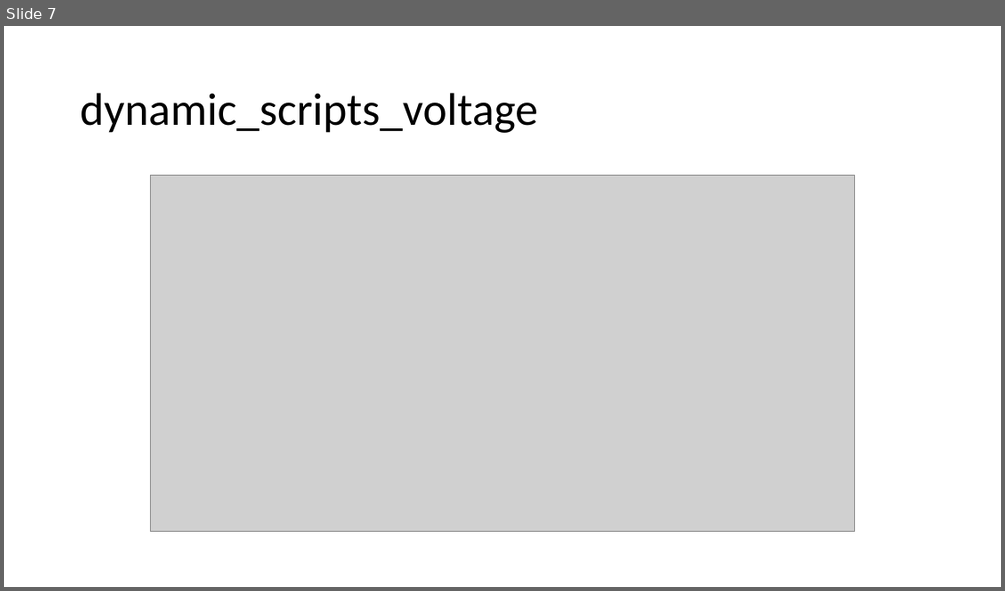
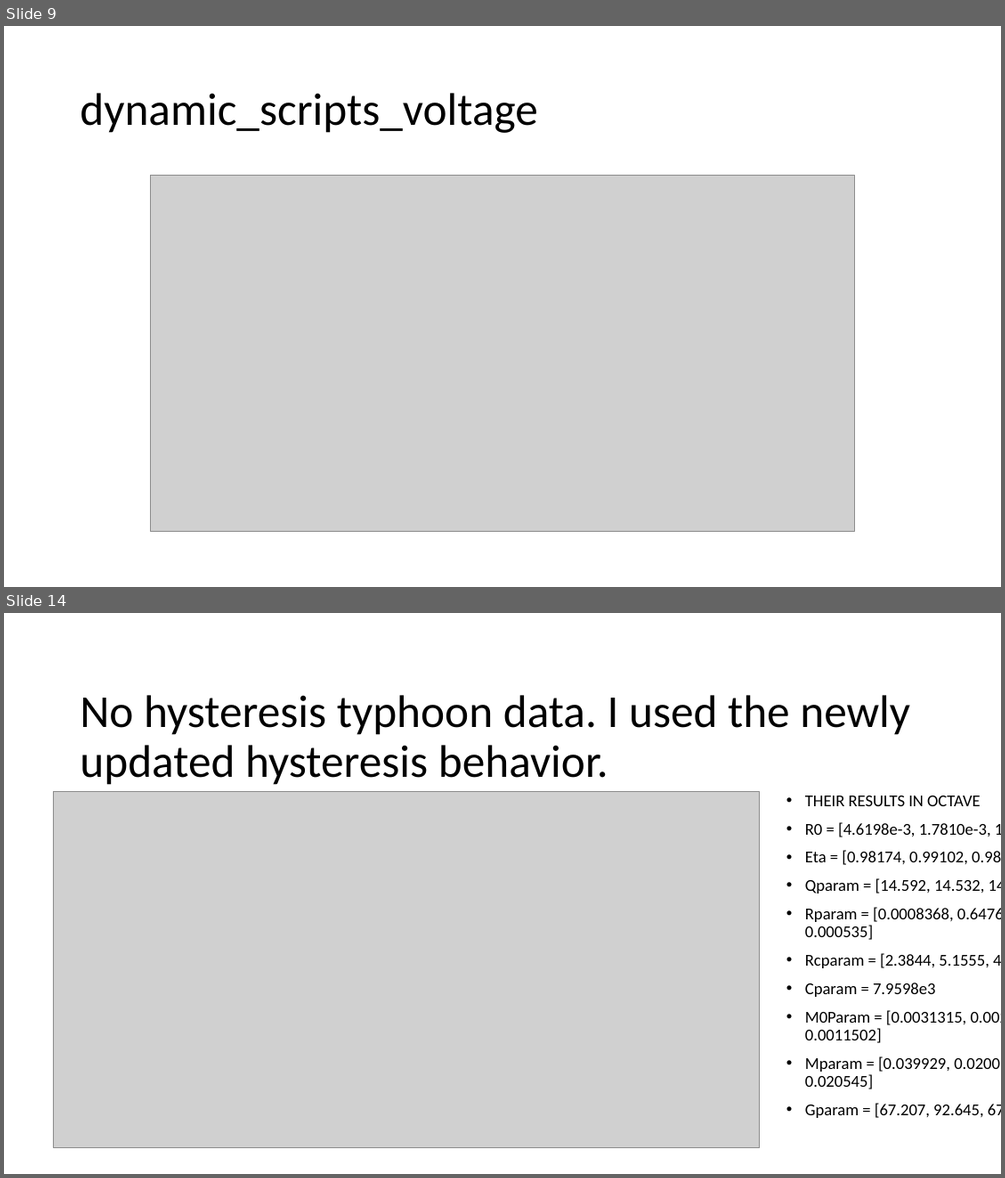
Before and after one commit to novakovicluka97/battery_parameter_parsing, a slide deck: Docs/First output model for Typhoon 15.10.2022.pptx. Shown one above the other, each under a label of ours: slide 7 before the commit, slides 9 and 14 after it; the slides between them are not shown. The pictures are 1005x591 and 1005x1178 pixels, drawn with LibreOffice and Linux fonts; fonts in the diff are those of the drawing; grey boxes stand for pictures. Boxes give left, top, right and bottom in pixels: in the first picture for what was removed or moved away, otherwise in the second. Text is boxed around its words. In the diff, an @@ line names an element or a change of style, - is before the commit and + after.

```diff
--- a/Docs/First output model for Typhoon 15.10.2022.pptx
+++ b/Docs/First output model for Typhoon 15.10.2022.pptx
@@ slide 14 added at (4, 613, 1001, 1174), background #FFFFFF @@
@@ title added at (80, 695, 910, 785), 44 pt, text #000000 @@
+No hysteresis typhoon data. I used the newly updated hysteresis behavior.
@@ picture added at (53, 792, 760, 1148) @@
@@ text added at (805, 795, 1001, 1118), 16 pt, text #000000 @@
+• THEIR RESULTS IN OCTAVE
+• R0 = [4.6198e-3, 1.7810e-3, 1.1351e-3]
+• Eta = [0.98174, 0.99102, 0.98965]
+• Qparam = [14.592, 14.532, 14.444]
+• Rparam = [0.0008368, 0.64769e-3, 0.000535]
+• Rcparam = [2.3844, 5.1555, 4.2939]
+• Cparam = 7.9598e3
+• M0Param = [0.0031315, 0.0023535, 0.0011502]
+• Mparam = [0.039929, 0.020018, 0.020545]
+• Gparam = [67.207, 92.645, 67.840]
@@ what was slide 7 is now slide 9 @@
```
Also in this commit, not shown: 2 slides changed, 8 other slides added, 1 slide removed, 5 other files.
